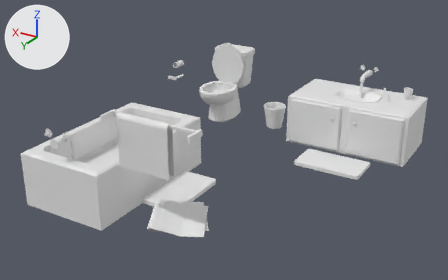
A saved change to the Blender file scenes/bathroom.blend.
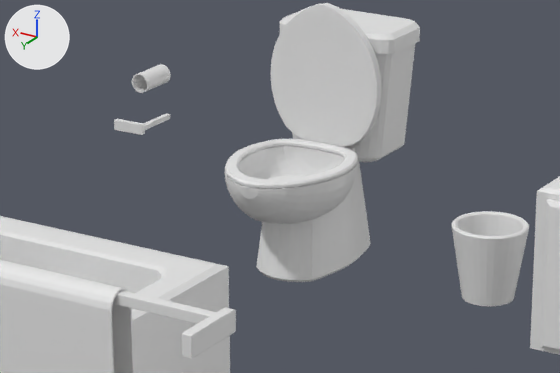
Each version is shown whole from a 50 mm camera at (-6.51, 68.42, 28.02) aimed at (10.41, 40.21, 13.91), then close up on the part from 30% to 66% of the width and 15% to 53% of the height. The axes (+X, +Y, +Z) are drawn at upper left. The lights are the same throughout.

The first close-up shows 'Bath Towel Rack', 'Bathroom Sink', 'Bathroom Trash', 'Bathtub', 'Toilet', 'Toilet Paper Holder', 'Toilet Paper Roll', 'Toilet.002', 'Toilet.003', 'Toilet.004', 'Towel'.
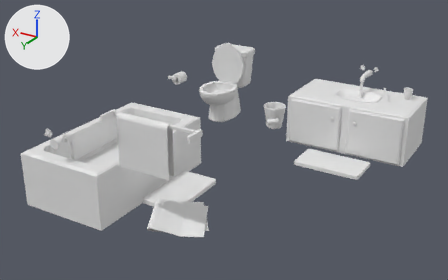
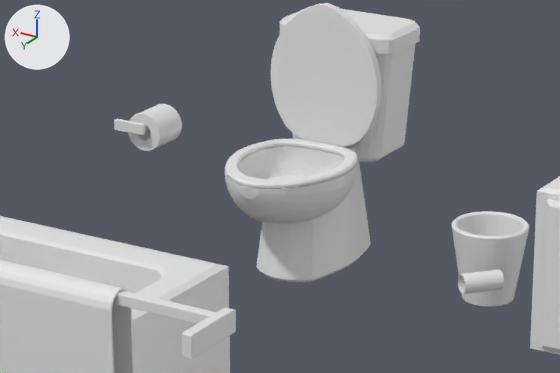
Commit message: Moved empty tp roll to the floor next to the trash can | Put new tp roll on tp holder (non-interactable)

What differs and where, as boxes (x1, y1, x2, y2) in the close-ups (560 x 373 px):
'Toilet Paper Holder', reshaped (21% wider, 109% taller)
    before: (114, 113, 170, 135)
    after: (114, 104, 182, 151)
'Toilet Paper Roll', moved, turned
    before: (132, 64, 171, 93)
    after: (458, 269, 504, 294)
part 1 of me_toilet_paper_holder, added
    after: (128, 104, 182, 151)

The change in detail:
me_toilet_paper_holder is used by ob_toilet_paper_holder; location (17.48, 34.48, 15.03); scale (0.0509, 0.503, 0.0509).
me_toilet_paper_holder had 48 vertices, 52 faces and spanned x -1.65..11.48, y -1.0..1.06, z -2.06..2.06.
me_toilet_paper_holder now has 432 vertices, 468 faces and spans x -7.62..11.48, y -1.0..1.06, z -9.54..5.42.
me_toilet_paper_holder part 1: a new loose piece of 384 vertices spanning x -7.62..7.65, y -0.83..0.72, z -9.54..5.42.
Object 'Toilet Paper Roll' (ob_toilet_paper_roll) moves from (17.51, 34.48, 15.93) to (10.46, 33.93, 12.9).
Object 'Toilet Paper Roll' (ob_toilet_paper_roll) turns from (90, 0, 0) to (90, 0, -41) degrees about x, y and z.
